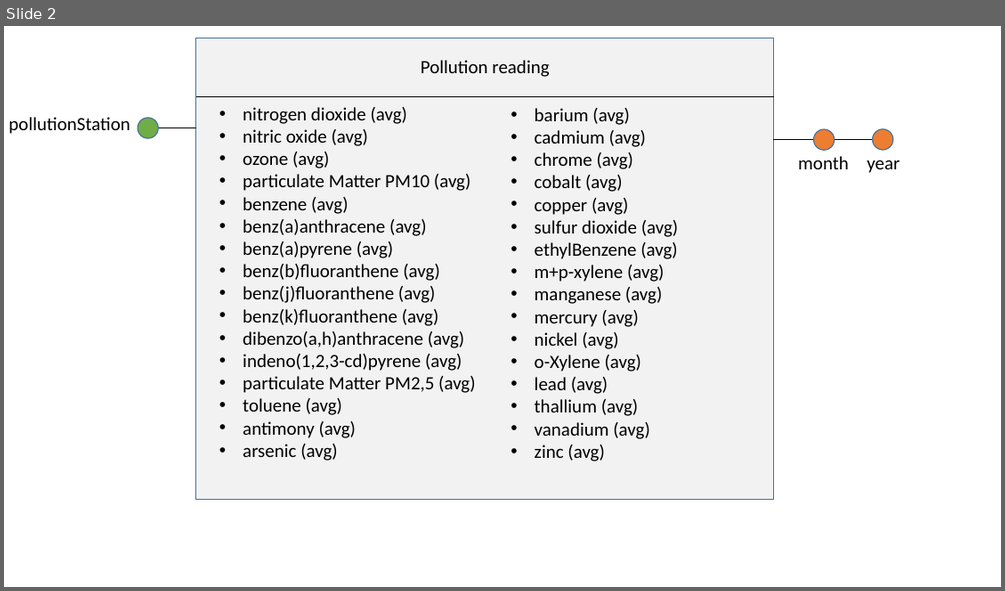
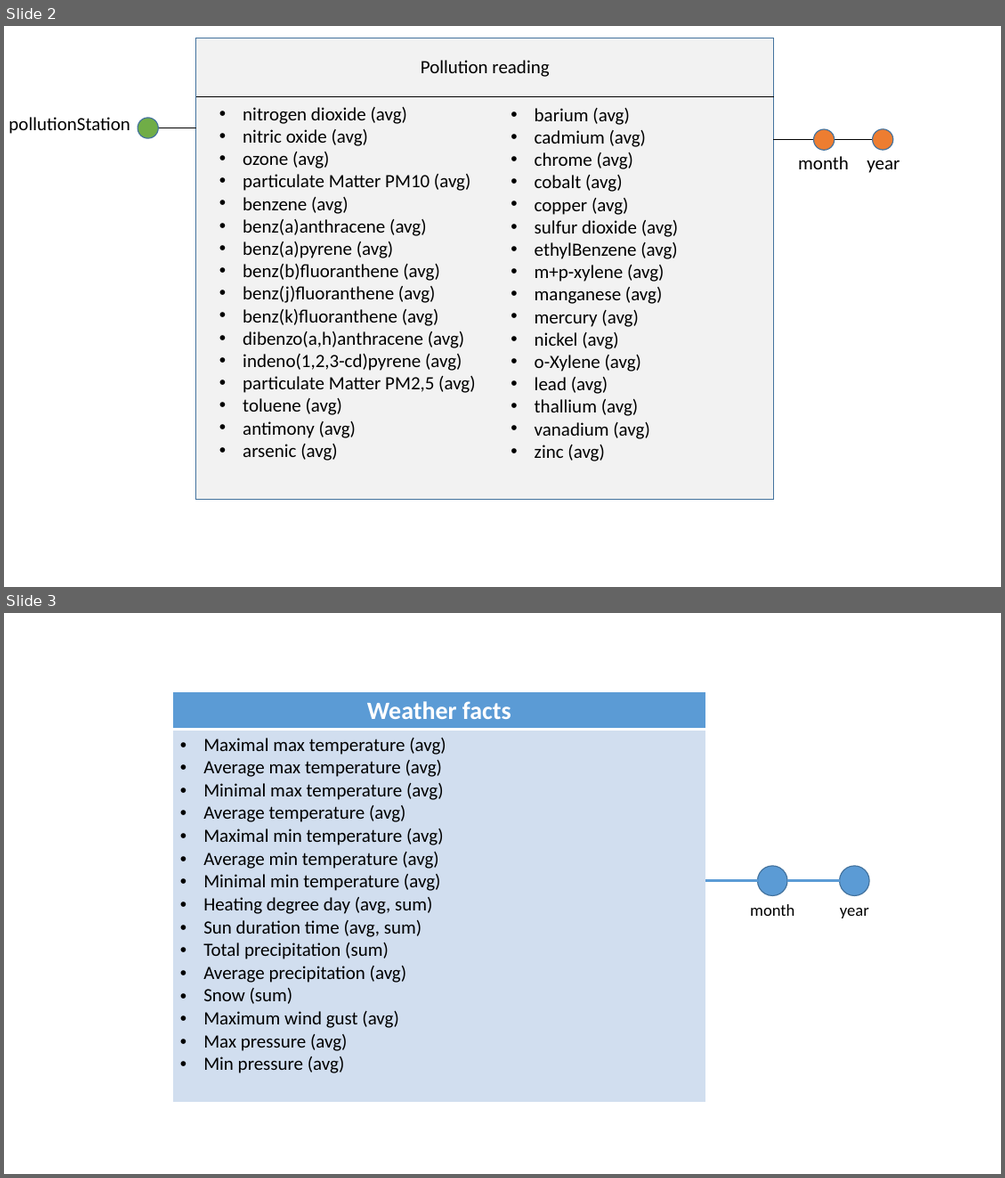
Before and after one commit to mroklom/Projet-Decisionnel-JVCTL, a slide deck: df-model/df-model.pptx. Shown one above the other, each under a label of ours: slide 2 before the commit, slides 2 and 3 after it. The pictures are 1005x591 and 1005x1178 pixels, drawn with LibreOffice and Linux fonts; fonts in the diff are those of the drawing. Boxes give left, top, right and bottom in pixels: in the first picture for what was removed or moved away, otherwise in the second. Text is boxed around its words. In the diff, an @@ line names an element or a change of style, - is before the commit and + after.

```diff
--- a/df-model/df-model.pptx
+++ b/df-model/df-model.pptx
@@ slide 3 added at box(4, 613, 1001, 1174), background #FFFFFF @@
@@ table added at box(173, 691, 705, 1095), 2 rows, 1 columns @@
+Weather facts
+Maximal max temperature (avg) / Average max temperature (avg) / Minimal max temperature (avg) / Average temperature (avg) / Maximal min temperature (avg) / Average min temperature (avg) / Minimal min temperature (avg) / Heating degree day (avg, sum) / Sun duration time (avg, sum) / Total precipitation (sum) / Average precipitation (avg) / Snow (sum) / Maximum wind gust (avg) / Max pressure (avg) / Min pressure (avg)
@@ ellipse added at box(758, 866, 788, 896), fill #5B9BD5, outline #43739E 1 pt @@
@@ ellipse added at box(840, 866, 869, 896), fill #5B9BD5, outline #43739E 1 pt @@
@@ line added from (705, 881) to (758, 881), #5B9BD5 3 pt @@
@@ text added at box(750, 904, 794, 916), 16 pt, text #000000 @@
+month
@@ line added from (840, 881) to (788, 881), #5B9BD5 3 pt @@
@@ text added at box(840, 908, 869, 918), 16 pt, text #000000 @@
+year
```
Also in this commit, not shown: 3 other files.
